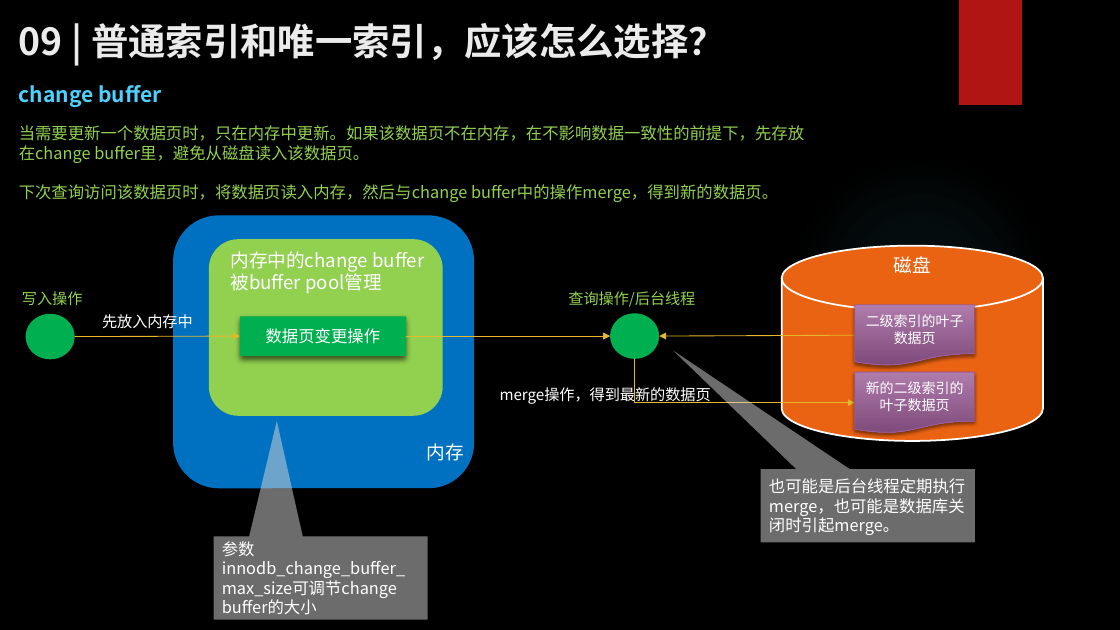
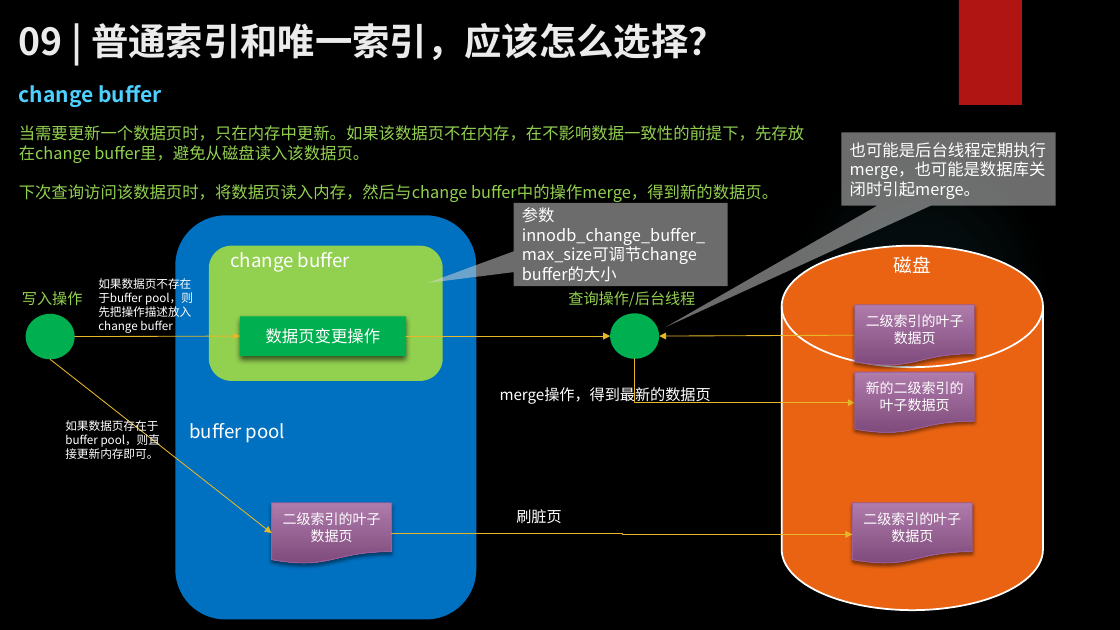
Before and after one commit to zhangkekf/reading-notes, a slide deck: slide 3 of MySQL实战/09普通索引和唯一索引，应该怎么选择？.pptx. Drawn at 1120x630 pixels with LibreOffice and Linux fonts; fonts in the diff are those of the drawing; background and template pictures are left out. Boxes give left, top, right and bottom in pixels: in the first picture for what was removed or moved away, otherwise in the second. Text is boxed around its words. In the diff, an @@ line names an element or a change of style, - is before the commit and + after.

Commit message:
fix change buffer wrong desc

```diff
--- a/MySQL实战/09普通索引和唯一索引，应该怎么选择？.pptx
+++ b/MySQL实战/09普通索引和唯一索引，应该怎么选择？.pptx
@@ speech box "也可能是后台线程定期执行merge，也可能是数据库关闭时引起merge。": place and size @@
-speech box "也可能是后台线程定期执行merge，也可能是数据库关闭时引起merge。" at bbox=[761, 470, 975, 543]
+speech box "也可能是后台线程定期执行merge，也可能是数据库关闭时引起merge。" at bbox=[842, 133, 1056, 206]
@@ speech box "也可能是后台线程定期执行merge，也可能是数据库关闭时引起merge。" at bbox=[842, 133, 1056, 206]: proportions changed @@
@@ speech box "参数innodb_change_buffer_max_size可调节change buffer的大小" at bbox=[513, 202, 728, 286]: proportions changed @@
@@ speech box "参数innodb_change_buffer_max_size可调节change buffer的大小": place and size @@
-speech box "参数innodb_change_buffer_max_size可调节change buffer的大小" at bbox=[213, 536, 428, 619]
+speech box "参数innodb_change_buffer_max_size可调节change buffer的大小" at bbox=[513, 202, 728, 286]
@@ rounded rectangle: place and size @@
-rounded rectangle at bbox=[173, 215, 474, 488]
+rounded rectangle at bbox=[176, 215, 476, 619]
@@ rounded rectangle: place and size @@
-rounded rectangle at bbox=[209, 239, 443, 416]
+rounded rectangle at bbox=[209, 245, 443, 381]
@@ text at bbox=[231, 252, 350, 272]: text changed @@
-内存中的change buffer
-被buffer pool管理
+change buffer
@@ cylinder: place and size @@
-cylinder at bbox=[782, 245, 1044, 441]
+cylinder at bbox=[782, 245, 1044, 610]
@@ text at bbox=[98, 275, 193, 333]: text changed; size 13 to 10 pt @@
-先放入内存中
+如果数据页不存在于buffer pool，则先把操作描述放入change buffer
@@ arrow added from (50, 360) to (271, 534), #E6B729 0.75 pt @@
@@ text added at bbox=[65, 418, 160, 459], 10 pt, text #FFFFFF @@
+如果数据页存在于buffer pool，则直接更新内存即可。
@@ text added at bbox=[189, 423, 285, 443], 16 pt, text #FFFFFF @@
+buffer pool
@@ text removed at bbox=[427, 443, 464, 461] @@
-内存
@@ flow chart document added at bbox=[271, 503, 392, 565], fill gradient #AF7CAC to #7F4B7C, outline #9E5E9B 0.75 pt, 12 pt, text #FFFFFF @@
+二级索引的叶子数据页
@@ text added at bbox=[516, 509, 561, 524], 13 pt, text #FFFFFF @@
+刷脏页
@@ flow chart document added at bbox=[853, 503, 973, 565], fill gradient #AF7CAC to #7F4B7C, outline #9E5E9B 0.75 pt, 12 pt, text #FFFFFF @@
+二级索引的叶子数据页
@@ elbow arrow added from (392, 534) to (853, 534), #E6B729 0.75 pt @@
```
Also in this commit, not shown: 4 other slides changed.
